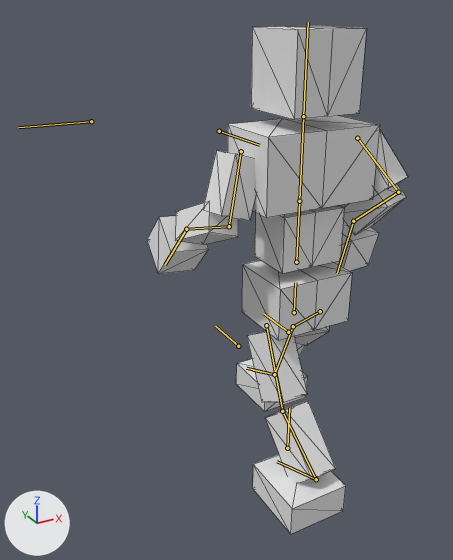
Two versions of the glTF model BrowserGame/public/models/ToyQuest.glb, one commit apart.
Before and after are seen from a 50 mm lens placed at (-9.8, -13.65, 8.48), pointed at (-1.76, 0.96, 1.17). Lighting does not change. The marker at lower left points along +X, +Y and +Z. Both versions are drawn at frame 12 of the action '05_feet.run'; the numbers are the values there. The bones that bend it are drawn over the model as lines. Mesh edges are drawn as thin lines.

In view in the first picture: '立方体'.
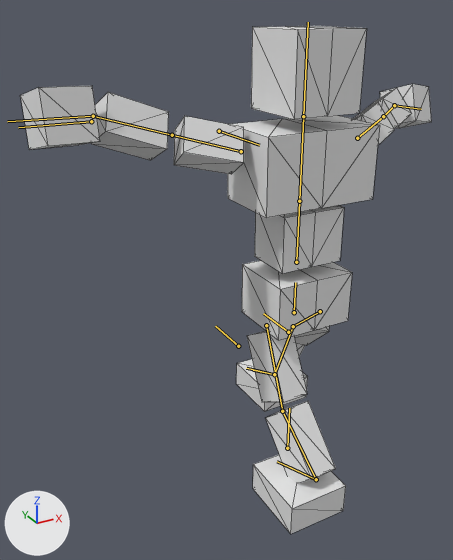
Boxes (x1, y1, x2, y2) around the edits, measured in the pictures (453 x 560 px):
'立方体', posed (57% wider)
    before: (147, 26, 408, 534)
    after: (20, 26, 431, 534)
bone 'upper arm.R', root to tip
    before: (241, 151) to (229, 226)
    after: (241, 151) to (172, 135)
bone 'forearm.R', root to tip
    before: (229, 226) to (186, 229)
    after: (172, 135) to (93, 116)
bone 'hand.R', root to tip
    before: (186, 229) to (165, 264)
    after: (93, 116) to (7, 121)
bone 'upper arm.L', root to tip
    before: (357, 138) to (398, 192)
    after: (357, 138) to (383, 116)
bone 'forearm.L', root to tip
    before: (398, 192) to (353, 221)
    after: (383, 116) to (394, 105)
bone 'hand.L', root to tip
    before: (353, 221) to (337, 273)
    after: (394, 105) to (421, 109)

What changed in the scene script:
```text
Change bone_upper_arm_r:
    where bone_upper_arm_r = bpy.data.objects['アーマチュア'].pose.bones['upper arm.R']  # child of 'chest'
    bone_upper_arm_r.rotation_quaternion: (0.813, 0.075, 0.06, 0.575) -> (0.949, -0.061, 0.26, -0.168)  # degrees (11, 1, 71) -> degrees (-13, 28, -23)
Change bone_forearm_r:
    where bone_forearm_r = bpy.data.objects['アーマチュア'].pose.bones['forearm.R']  # child of 'upper arm.R'
    bone_forearm_r.rotation_quaternion: (0.818, -0.575, 0.0, 0.012) -> (0.993, 0.116, 0.0, -0.002)  # degrees (-70, 1, 1) -> degrees (13, 0, 0)
Change bone_hand_r:
    where bone_hand_r = bpy.data.objects['アーマチュア'].pose.bones['hand.R']  # child of 'forearm.R'
    bone_hand_r.rotation_quaternion: (0.97, 0.215, -0.061, 0.092) -> (0.976, -0.001, -0.136, 0.17)  # degrees (24, -9, 9) -> degrees (-3, -15, 20)
Change bone_upper_arm_l:
    where bone_upper_arm_l = bpy.data.objects['アーマチュア'].pose.bones['upper arm.L']  # child of 'chest'
    bone_upper_arm_l.rotation_quaternion: (0.734, 0.159, -0.363, -0.551) -> (0.919, -0.255, -0.254, 0.163)  # degrees (43, -21, -82) -> degrees (-37, -23, 28)
Change bone_forearm_l:
    where bone_forearm_l = bpy.data.objects['アーマチュア'].pose.bones['forearm.L']  # child of 'upper arm.L'
    bone_forearm_l.rotation_quaternion: (0.752, -0.659, 0.0, -0.014) -> (1.0, 0.0, 0.0, 0.0)  # degrees (-82, -1, -1) -> degrees (0, 0, 0)
Change bone_hand_l:
    where bone_hand_l = bpy.data.objects['アーマチュア'].pose.bones['hand.L']  # child of 'forearm.L'
    bone_hand_l.rotation_quaternion: (0.964, 0.254, 0.08, -0.02) -> (0.971, 0.057, 0.156, -0.172)  # degrees (30, 9, 0) -> degrees (3, 19, -20)
```
